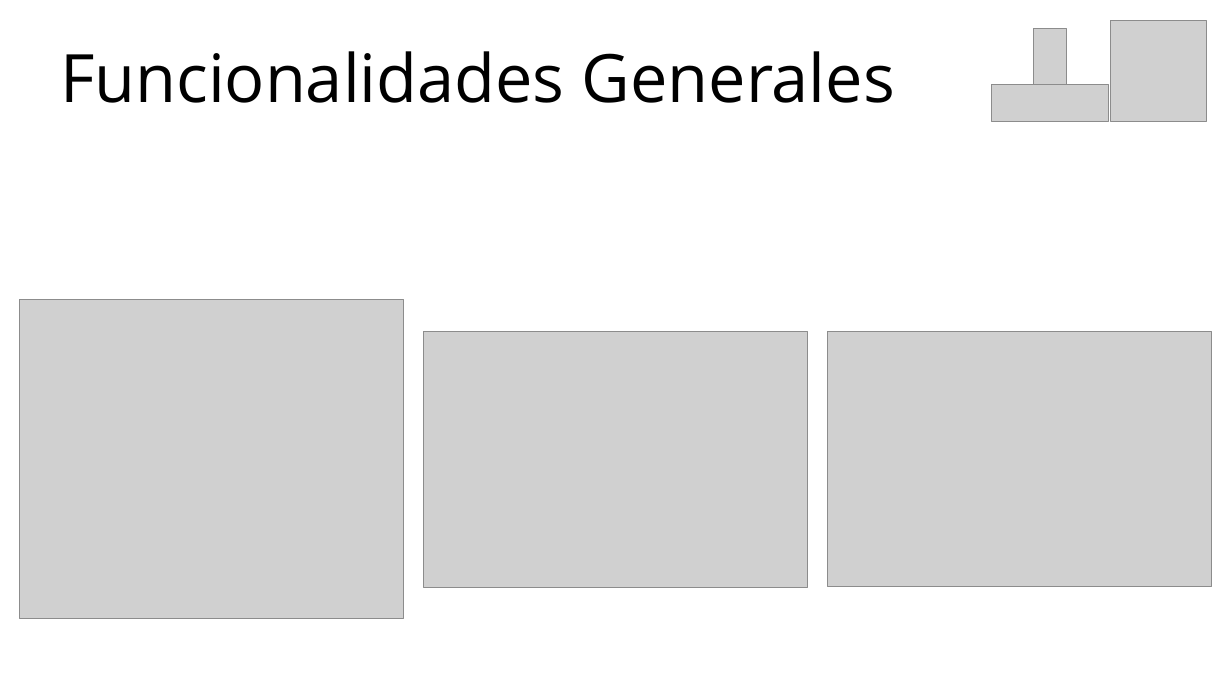
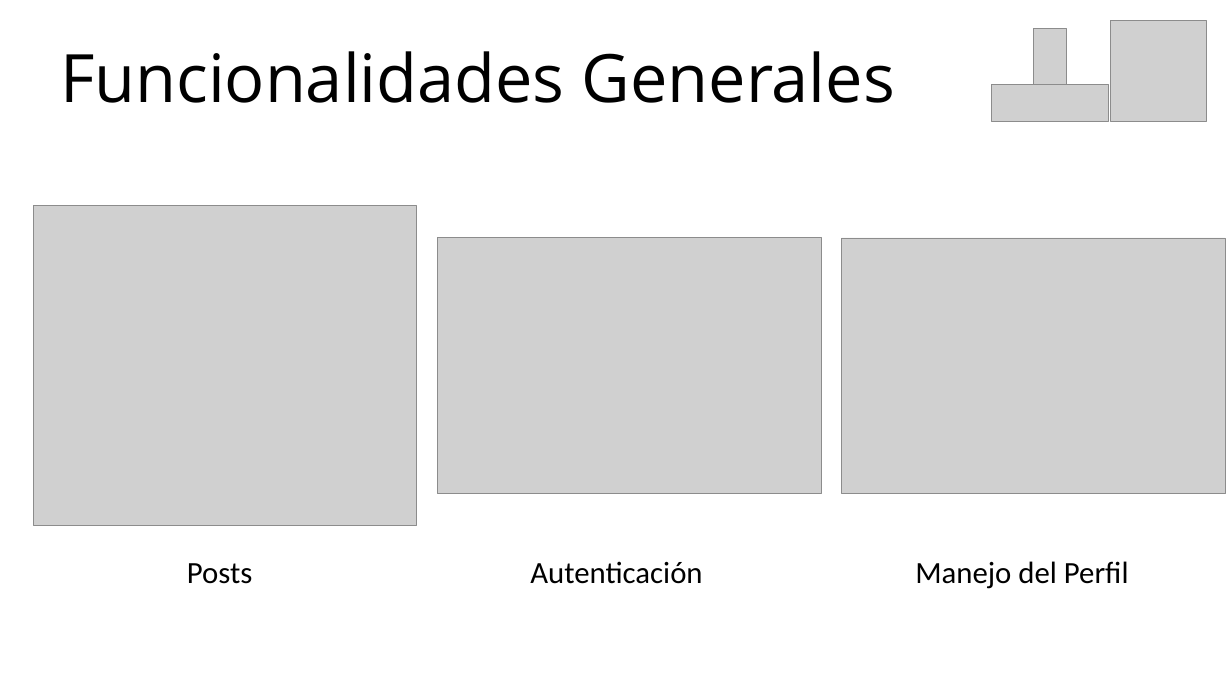
Before and after one commit to moises-ph/Nodens-documentacion, a slide deck: slide 7 of Presentaciones del proyecto/Presentación de Proyecto Pitch1.pptx (slide 8 before the commit). Drawn at 1232x693 pixels with LibreOffice and Linux fonts; fonts in the diff are those of the drawing; grey boxes stand for pictures; background and template pictures are left out. Boxes give left, top, right and bottom in pixels: in the first picture for what was removed or moved away, otherwise in the second. Text is boxed around its words. In the diff, an @@ line names an element or a change of style, - is before the commit and + after.

Commit message:
Presentacion

```diff
--- a/Presentaciones del proyecto/Presentación de Proyecto Pitch1.pptx
+++ b/Presentaciones del proyecto/Presentación de Proyecto Pitch1.pptx
@@ 3 pictures: place and size @@
-3 pictures at (19, 299, 1212, 619)
+3 pictures at (33, 206, 1226, 526)
@@ text added at (187, 563, 253, 584), 24 pt, text #000000 @@
+Posts
@@ text added at (530, 561, 702, 584), 24 pt, text #000000 @@
+Autenticación
@@ text added at (915, 561, 1129, 589), 24 pt, text #000000 @@
+Manejo del Perfil
```
Also in this commit, not shown: 6 other slides changed, 1 slide added, 2 slides removed.
